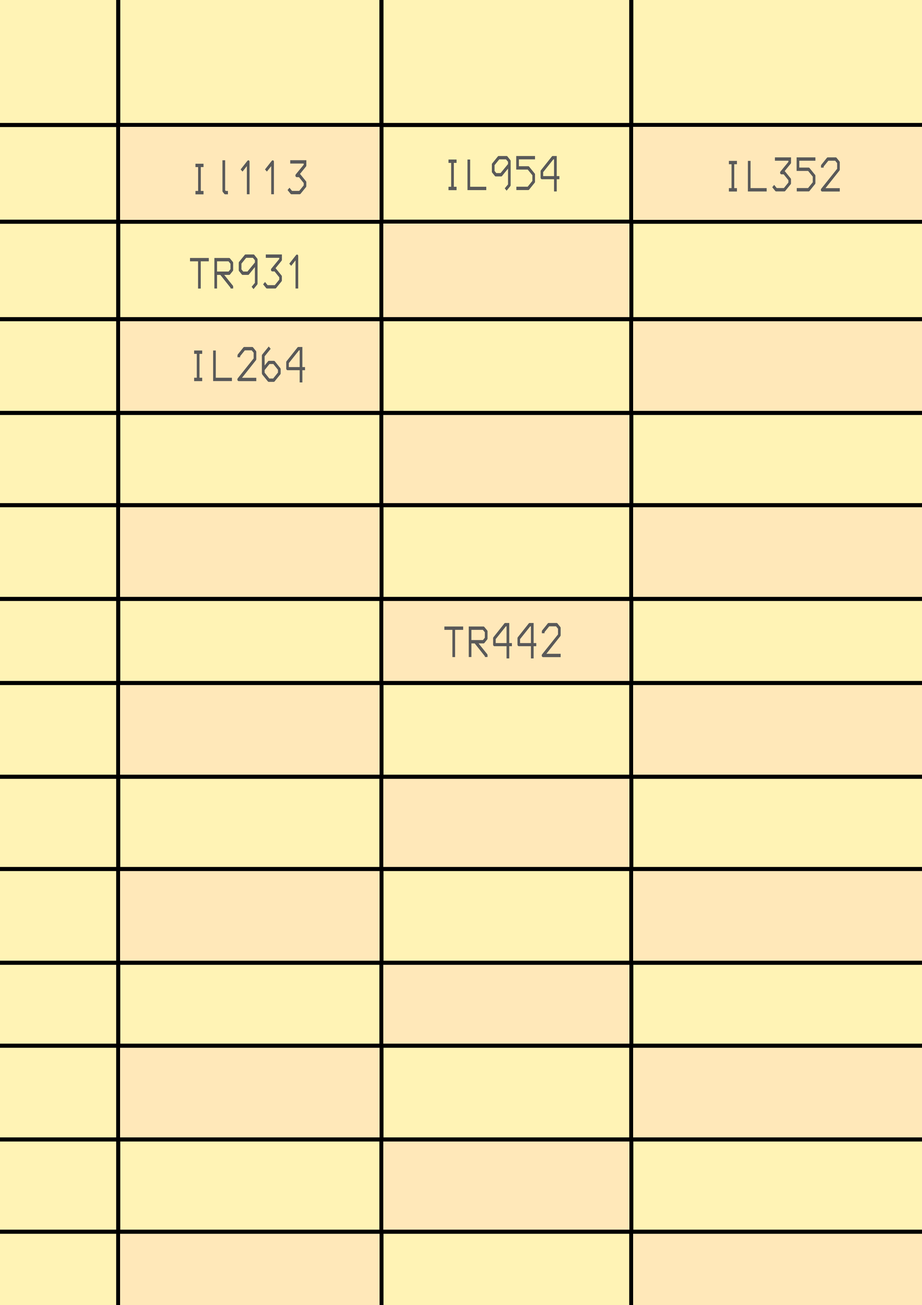
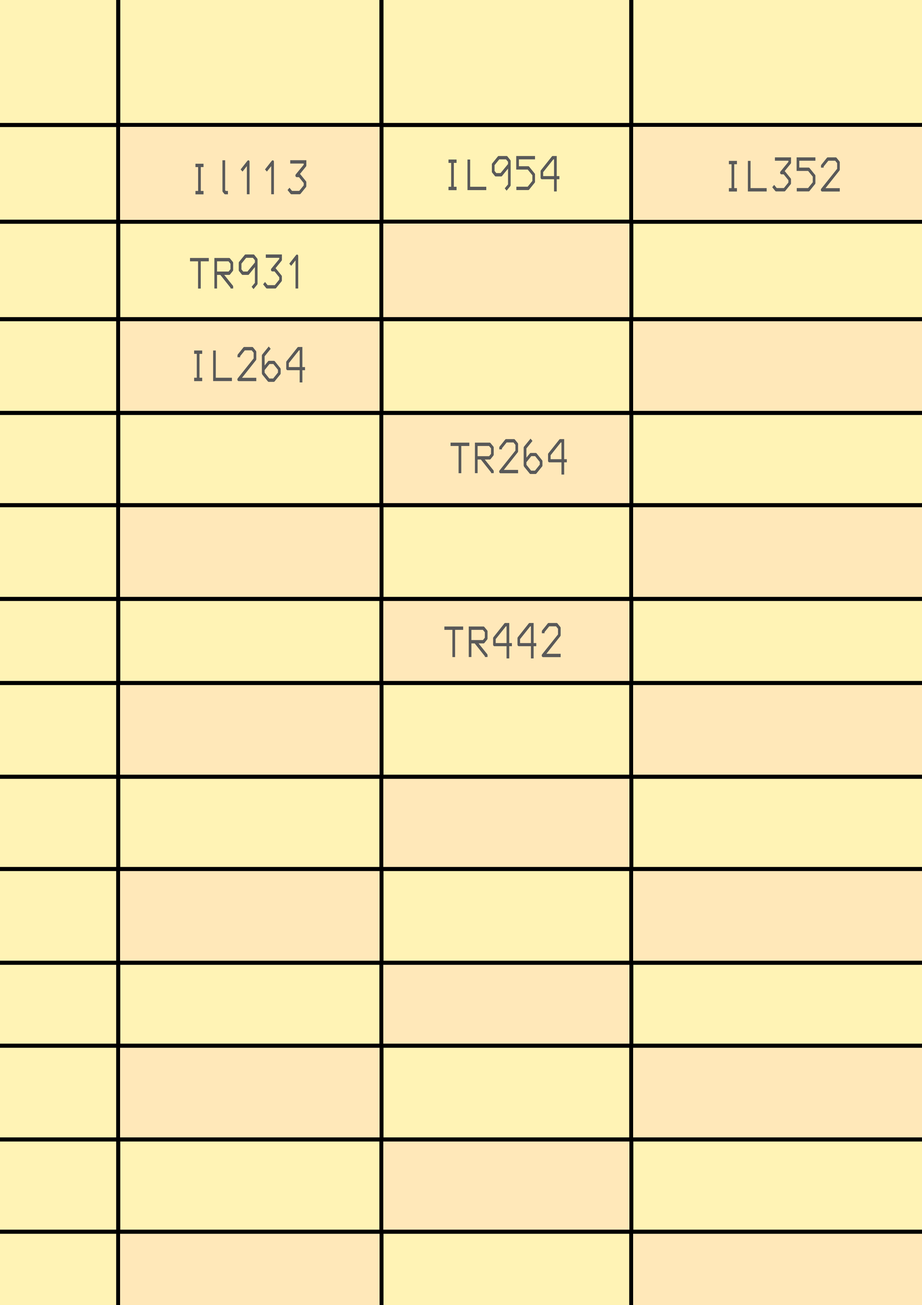
The second 922px x 1305px image is a revision of the first. Changes to its layers:
pixels changed over 450, 438, 568, 475 (layer not identified)
